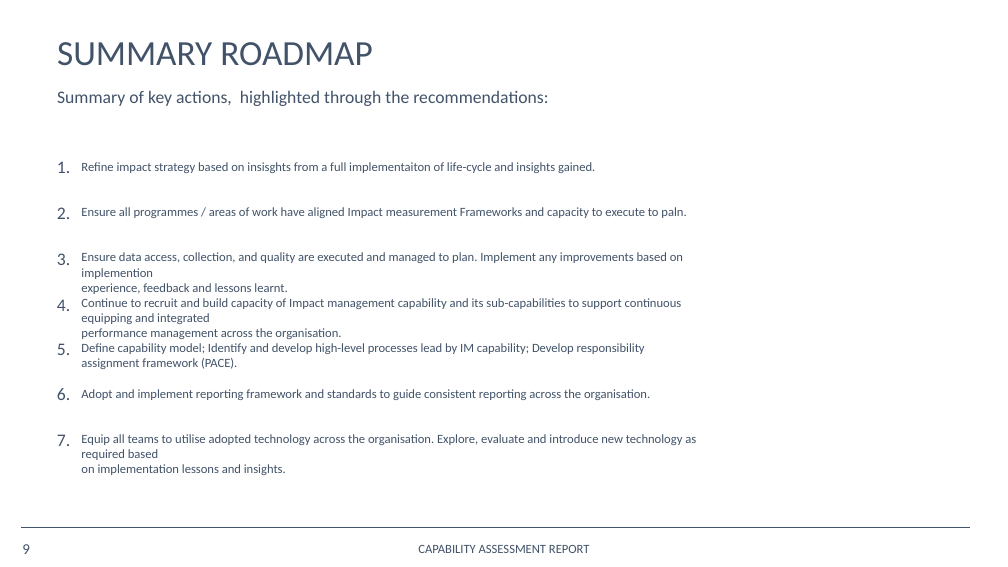
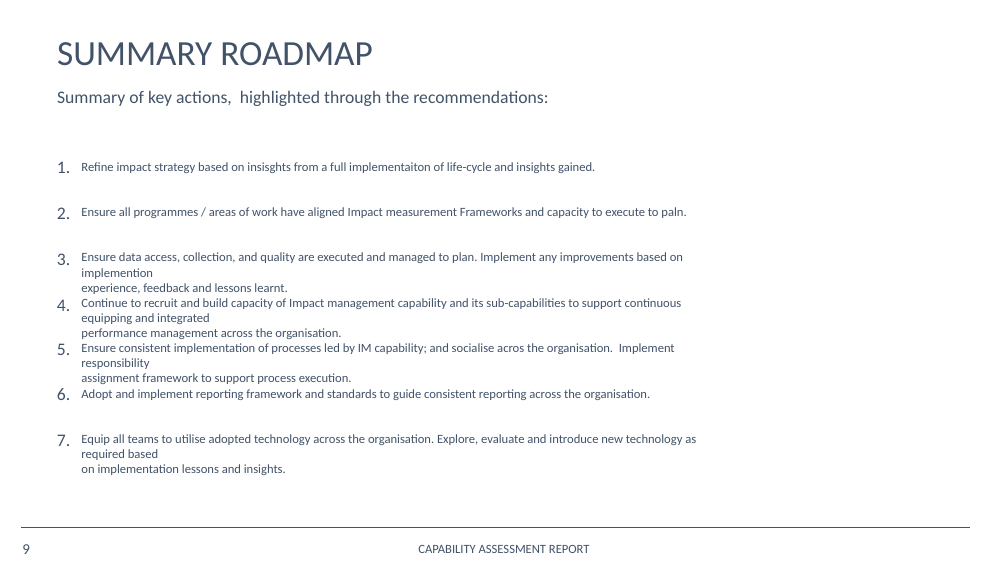
Before and after one commit to opus-meum/power-automate, a slide deck: slide 9 of Capability Assessment Report.pptx. Drawn at 1008x567 pixels with LibreOffice and Linux fonts; fonts in the diff are those of the drawing; background and template pictures are left out. Boxes give left, top, right and bottom in pixels: in the first picture for what was removed or moved away, otherwise in the second. Text is boxed around its words. In the diff, an @@ line names an element or a change of style, - is before the commit and + after.

```diff
--- a/Capability Assessment Report.pptx
+++ b/Capability Assessment Report.pptx
@@ text at [81,343,675,384]: text changed @@
-Define capability model; Identify and develop high-level processes lead by IM capability; Develop responsibility assignment framework (PACE).
+Ensure consistent implementation of processes led by IM capability; and socialise acros the organisation. Implement responsibility
+assignment framework to support process execution.
```
Also in this commit, not shown: 2 other slides changed, 7 other files.
